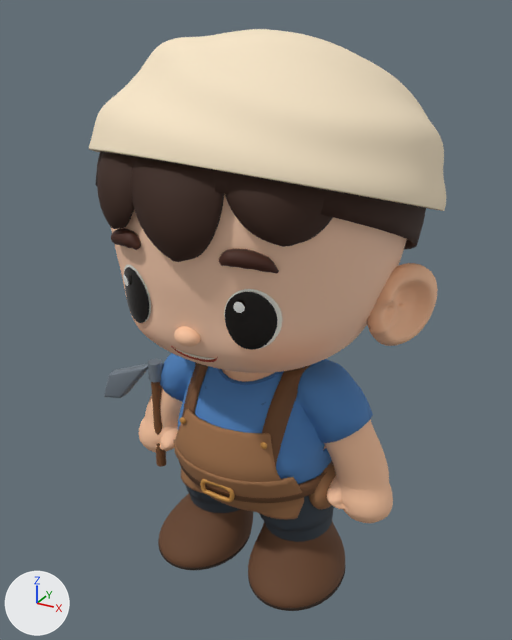
An edit to the glTF model studies/lod/farmer-lod.glb, drawn before and after from the same camera.
Camera for both pictures: a 50 mm camera at (1.04, -1.91, 1.894) aimed at (-0.037, 0.048, 0.915). The lights are fixed; the arrows at lower left show +X, +Y and +Z. The picture after the commit comes second.

Script lines for the objects in view, before the commit:
```python
me_hair___wrapped_scalp = bpy.data.meshes.new('Hair • wrapped scalp')
me_hair___wrapped_scalp.from_pydata(...)  # 2310 vertices, 4616 faces; spans x -0.504..0.504, y -0.462..0.547, z 1.074..1.804
me_hair___wrapped_scalp.materials.append(mat_farmer___deep_brown_hair)  # brown #381f11
me_hoe___broad_blade = bpy.data.meshes.new('Hoe • broad blade')
me_hoe___broad_blade.from_pydata(...)  # 96 vertices, 188 faces; spans x -0.627..-0.405, y -0.103..-0.053, z 0.522..0.71
me_hoe___broad_blade.materials.append(mat_farmer___forged_hoe)  # grey #7a858f
me_hoe___iron_socket = bpy.data.meshes.new('Hoe • iron socket')
me_hoe___iron_socket.from_pydata(...)  # 130 vertices, 256 faces; spans x -0.41..-0.358, y -0.1027..-0.0533, z 0.655..0.726
me_hoe___iron_socket.materials.append(mat_farmer___forged_hoe)  # grey #7a858f
me_hoe___wooden_handle = bpy.data.meshes.new('Hoe • wooden handle')
me_hoe___wooden_handle.from_pydata(...)  # 250 vertices, 496 faces; spans x -0.403..-0.365, y -0.096..-0.06, z 0.285..0.716
me_hoe___wooden_handle.materials.append(mat_farmer___ash_handle)  # brown #754a26
ob_hair___wrapped_scalp = bpy.data.objects.new('Hair • wrapped scalp', me_hair___wrapped_scalp)
ob_hair___wrapped_scalp.location = (0.0, 0.0, 0.0)
ob_hoe___broad_blade = bpy.data.objects.new('Hoe • broad blade', me_hoe___broad_blade)
ob_hoe___broad_blade.location = (0.0, 0.0, 0.0)
ob_hoe___iron_socket = bpy.data.objects.new('Hoe • iron socket', me_hoe___iron_socket)
ob_hoe___iron_socket.location = (0.0, 0.0, 0.0)
ob_hoe___wooden_handle = bpy.data.objects.new('Hoe • wooden handle', me_hoe___wooden_handle)
ob_hoe___wooden_handle.location = (0.0, 0.0, 0.0)
# also in view: 'Apron • curved skirt' at (0.0, -0.216, 0.416); 'Eye iris.L' at (0.19, -0.395, 1.133); 'Continuous arm and fist.L' at (0.328, 0.0, 0.546); 'Shorts • shaped hip and separate legs' at (0.0, -0.002, 0.338); 'Hair • swept fringe 1' at (-0.016, -0.452, 1.421)
```
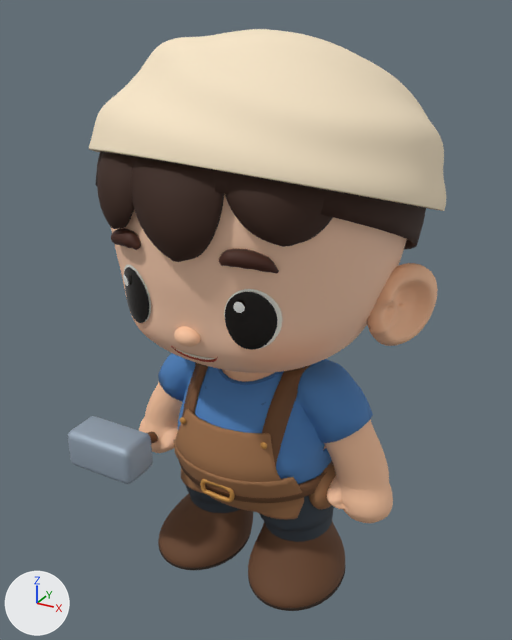
Boxes (x1, y1, x2, y2) around the edits, measured in the pictures (512 x 640 px):
'Hammer • rounded steel head', added: after (68, 416, 152, 484)
'Hoe • broad blade', deleted: before (104, 363, 148, 398)
'Hoe • wooden handle', deleted (brown): before (151, 382, 166, 467)
'Hoe • iron socket', deleted: before (148, 359, 163, 382)
'Hammer • wooden handle', added (mostly hidden): after (147, 431, 158, 444)

The change in detail:
Material 'Farmer • forged hammer' (mat_farmer___forged_hammer) is new.
Its base color is (0.342, 0.42, 0.507) (greyish blue #9eadbd).
Its metallic is 0.35.
Its roughness is 0.6.
Mesh me_hammer___wooden_handle is new.
It has 250 vertices, 496 faces and spans x -0.421..-0.377, y -0.345..0.003, z 0.36..0.52.
It uses material mat_farmer___ash_handle (brown #754a26).
Mesh me_hammer___rounded_steel_head is new.
It has 152 vertices, 300 faces and spans x -0.534..-0.264, y -0.411..-0.266, z 0.43..0.57.
It uses material mat_farmer___forged_hammer (greyish blue #9eadbd).
Object 'Hoe • broad blade' (ob_hoe___broad_blade) is deleted.
Object 'Hoe • iron socket' (ob_hoe___iron_socket) is deleted.
Object 'Hoe • wooden handle' (ob_hoe___wooden_handle) is deleted.
Object 'Hammer • wooden handle' (ob_hammer___wooden_handle) is new; it shows me_hammer___wooden_handle.
Its location is (0.0, 0.0, 0.0).
Object 'Hammer • rounded steel head' (ob_hammer___rounded_steel_head) is new; it shows me_hammer___rounded_steel_head.
Its location is (0.0, 0.0, 0.0).
